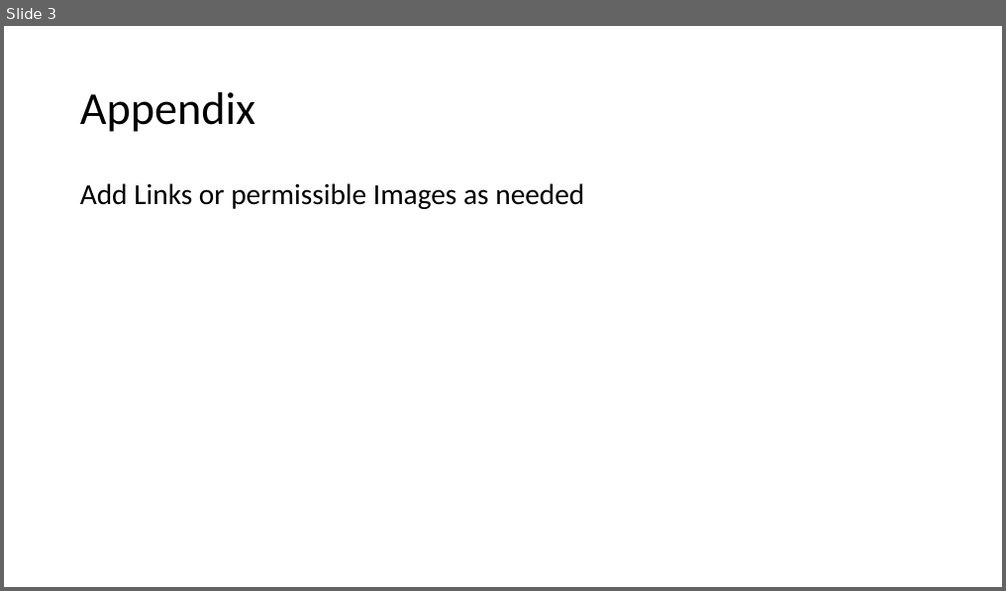
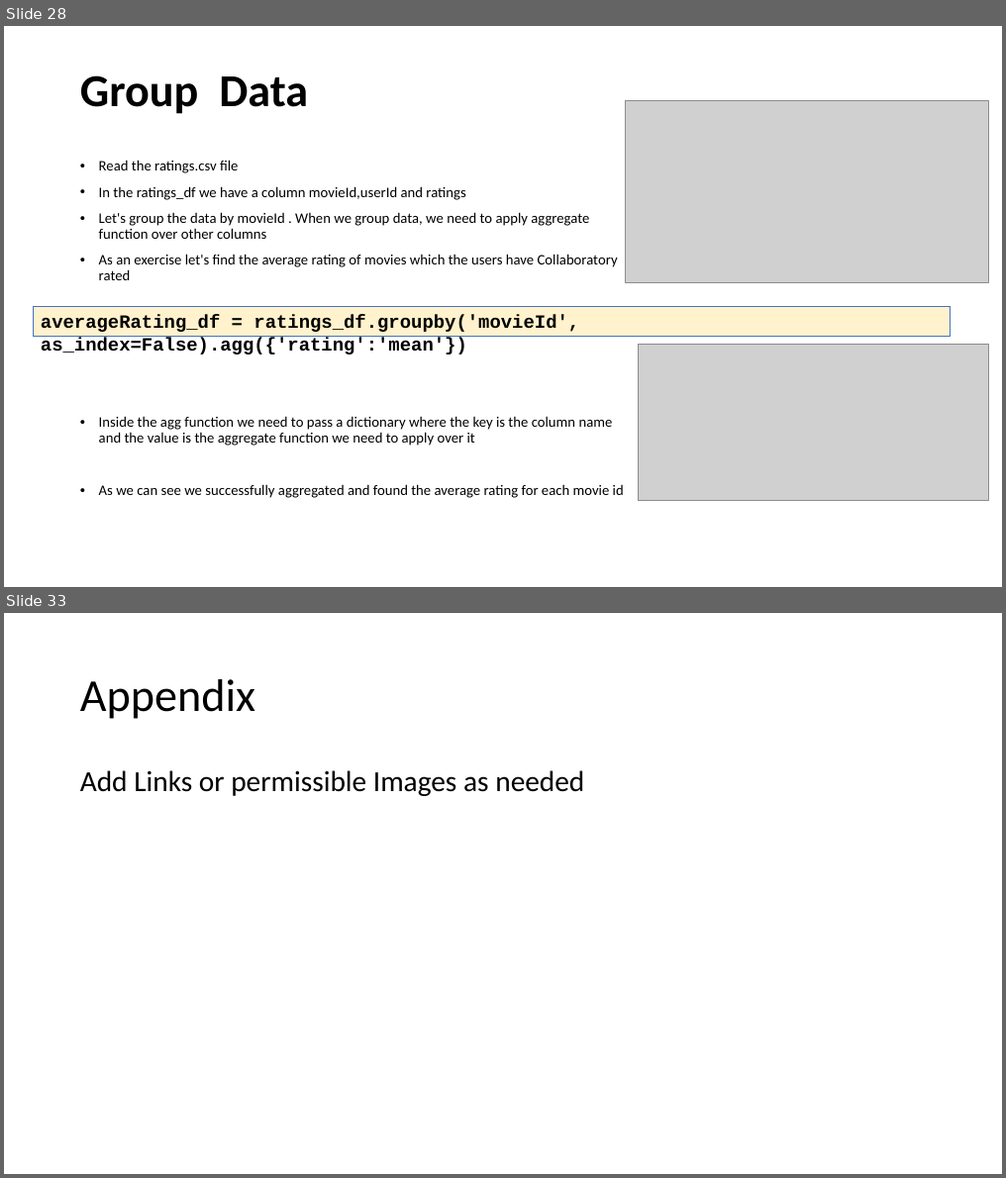
Before and after one commit to spoorthiempowher/Empowher-Curriculum, a slide deck: Python/EmpowHer - Python Curriculum.pptx. Shown one above the other, each under a label of ours: slide 3 before the commit, slides 28 and 33 after it; the slides between them are not shown. The pictures are 1006x591 and 1006x1178 pixels, drawn with LibreOffice and Linux fonts; fonts in the diff are those of the drawing; grey boxes stand for pictures. Boxes give left, top, right and bottom in pixels: in the first picture for what was removed or moved away, otherwise in the second. Text is boxed around its words. In the diff, an @@ line names an element or a change of style, - is before the commit and + after.

```diff
--- a/Python/EmpowHer - Python Curriculum.pptx
+++ b/Python/EmpowHer - Python Curriculum.pptx
@@ slide 28 added at (4,26,1002,587), background #FFFFFF @@
@@ title added at (80,76,308,114), 44 pt, text #000000, bold @@
+Group Data
@@ picture added at (626,101,989,283) @@
@@ text added at (99,160,618,280), 14 pt, text #000000 @@
+• Read the ratings.csv file
+• In the ratings_df we have a column movieId,userId and ratings
+• Let's group the data by movieId . When we group data, we need to apply aggregate function over other columns
+• As an exercise let's find the average rating of movies which the users have Collaboratory rated
@@ rectangle added at (33,307,950,337), fill #FFF2CC, outline #4472C4 0.75 pt, 18 pt, text #000000, bold @@
+averageRating_df = ratings_df.groupby('movieId', as_index=False).agg({'rating':'mean'})
@@ picture added at (638,344,988,500) @@
@@ text added at (99,416,624,498), 14 pt, text #000000 @@
+• Inside the agg function we need to pass a dictionary where the key is the column name and the value is the aggregate function we need to apply over it
+• As we can see we successfully aggregated and found the average rating for each movie id
@@ what was slide 3 is now slide 33 @@
```
Also in this commit, not shown: 1 slide changed, 29 other slides added.
